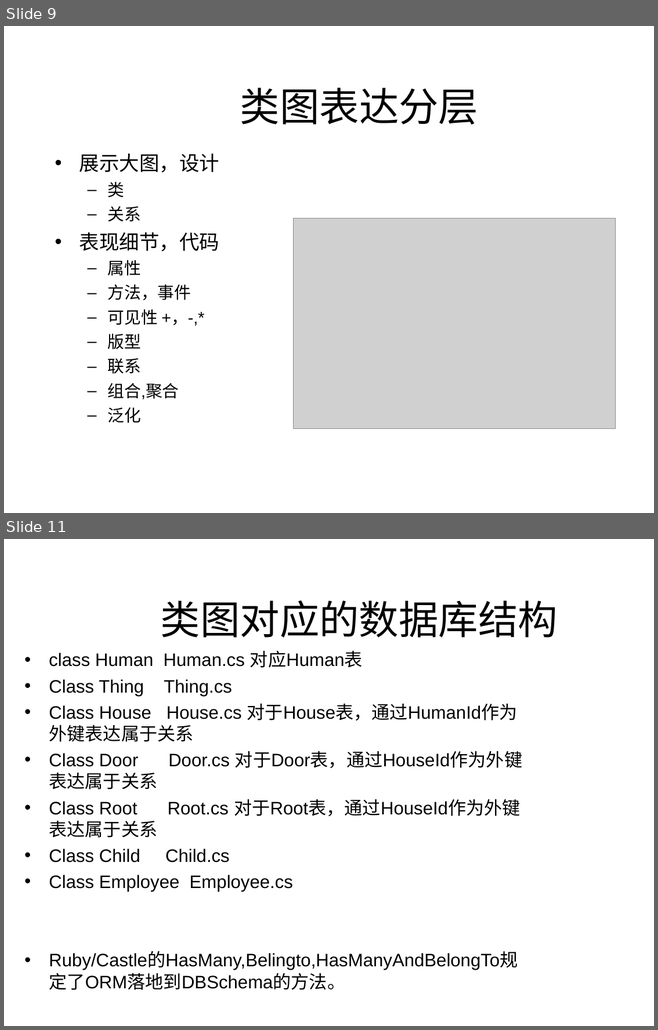
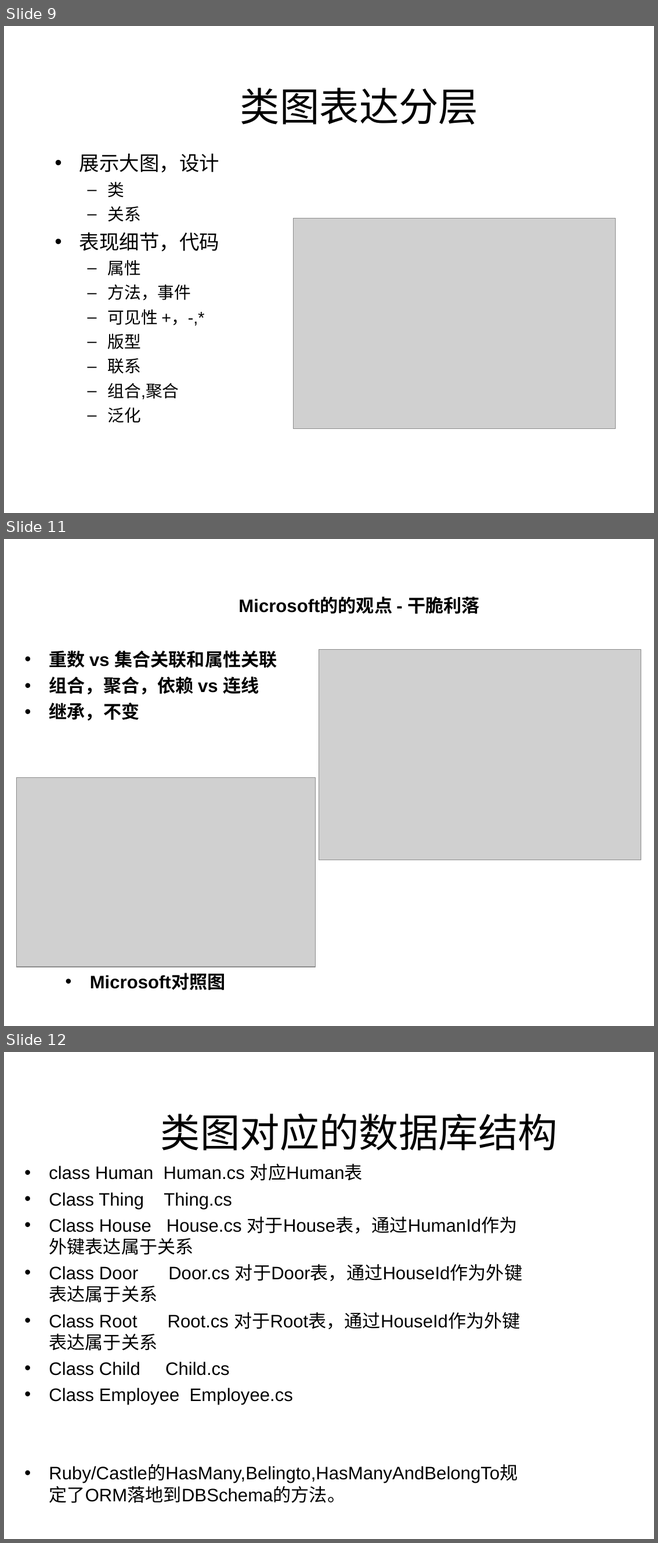
Before and after one commit to 1000copy/delpy, a slide deck: docs/1021project/UML理论和实践.ppt. Shown one above the other, each under a label of ours: slides 9 and 11 before the commit, slides 9, 11 and 12 after it; the slides between them are not shown. The pictures are 658x1030 and 658x1543 pixels, drawn with LibreOffice and Linux fonts; fonts in the diff are those of the drawing; grey boxes stand for pictures; background and template pictures are left out. Boxes give left, top, right and bottom in pixels: in the first picture for what was removed or moved away, otherwise in the second. Text is boxed around its words. In the diff, an @@ line names an element or a change of style, - is before the commit and + after.

```diff
--- a/docs/1021project/UML理论和实践.ppt
+++ b/docs/1021project/UML理论和实践.ppt
@@ slide 11 added at <box>4,539,654,1026</box>, background #FFFFFF @@
@@ text added at <box>238,596,480,614</box>, 20 pt, text #000000, bold @@
+Microsoft的的观点 - 干脆利落
@@ text added at <box>49,650,277,721</box>, 20 pt, text #000000, bold @@
+• 重数 vs 集合关联和属性关联
+• 组合，聚合，依赖 vs 连线
+• 继承，不变
@@ picture added at <box>318,649,641,860</box> @@
@@ picture added at <box>17,777,315,967</box> @@
@@ rectangle added at <box>58,777,268,966</box>, fill #BBE0E3, outline #000000 0.74 pt, 18 pt, text #000000 @@
+等待填写
@@ text added at <box>90,974,226,990</box>, 20 pt, text #000000, bold @@
+• Microsoft对照图
@@ what was slide 11 is now slide 12 @@
```
Also in this commit, not shown: 5 slides changed, 6 other slides added, 2 slides removed.
